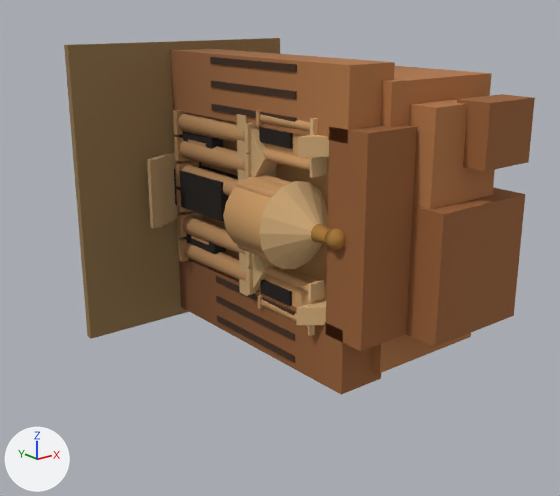
Two versions of the glTF model public/models/petra.glb, one commit apart.
Both versions are drawn from a 50 mm lens placed at (-1.596, -2.599, 0.669), pointed at (-0.016, -0.623, -0.121). Arrows for +X, +Y and +Z are at lower left; the lights stay in place. The first picture is the older version. Vertices at exactly the same position are counted once.

Objects in the first picture: 'part-column', 'part-dark', 'part-facade', 'part-ground', 'part-rock', 'part-rockDeep', 'part-rockShade', 'part-trim' and 2 more.
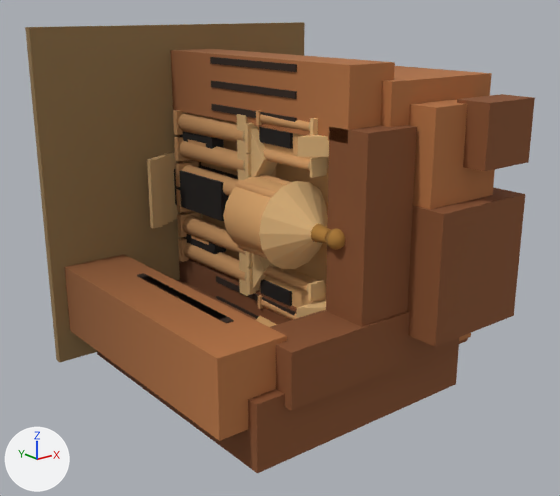
Where the change shows, as pixel boxes [x1, y1, x2, y2] in the pictures (560 x 496 px):
'part-rockShade', reshaped (23% wider, 26% taller): before [179, 94, 535, 395]; after [97, 94, 535, 473]
'part-rock', reshaped (33% wider, 21% taller): before [171, 49, 495, 373]; after [64, 49, 495, 441]
'part-ground', rescaled (29% wider, 13% taller): before [64, 38, 280, 339]; after [25, 22, 305, 362]
part 2 of me_mesh_1, added (brown): after [64, 254, 287, 441]
part 3 of me_mesh_2, added (brown): after [97, 279, 459, 473]
part 4 of me_mesh_2, added (brown): after [270, 310, 448, 411]
part 5 of me_mesh_3, added: after [142, 276, 227, 320]
part 6 of me_mesh_3, added: after [147, 278, 234, 324]
part 7 of me_mesh_4, added (mostly hidden): after [256, 316, 277, 327]

Diff of the bpy script that builds the scene:
```diff
--- a/public/models/petra.glb.py
+++ b/public/models/petra.glb.py
@@ me_mesh_0 @@
 # used by ob_part_ground; location = (0.0, 0.0, 0.0)
-me_mesh_0.from_pydata(...)  # 8 vertices, 12 faces; spans x -0.46..0.46, y -0.03..0.0, z -0.54..0.54
+me_mesh_0.from_pydata(...)  # 8 vertices, 12 faces; spans x -0.59..0.59, y -0.03..0.0, z -0.6..0.6
+# me_mesh_0 part 1: the whole mesh is scaled about its middle by (1.28, 1, 1.11)
 me_mesh_0.materials.append(mat_ground)
@@ me_mesh_1 @@
 # used by ob_part_rock; location = (0.0, 0.0, 0.0)
-me_mesh_1.from_pydata(...)  # 24 vertices, 36 faces; spans x -0.06..0.53, y -1.13..-0.03, z -0.46..0.51
+me_mesh_1.from_pydata(...)  # 32 vertices, 48 faces; spans x -0.54..0.53, y -1.13..-0.03, z -0.485..0.51
+# me_mesh_1 part 2: a new loose piece, a box spanning x -0.54..-0.3, y -1.01..-0.03, z -0.485..-0.235, in mat_rock
 me_mesh_1.materials.append(mat_rock)
@@ me_mesh_2 @@
 # used by ob_part_rockshade; location = (0.0, 0.0, 0.0)
-me_mesh_2.from_pydata(...)  # 32 vertices, 48 faces; spans x -0.06..0.54, y -1.21..-0.03, z -0.51..0.4
+me_mesh_2.from_pydata(...)  # 56 vertices, 84 faces; spans x -0.44..0.54, y -1.21..-0.03, z -0.61..0.4
+# me_mesh_2 part 3: a new loose piece, a box spanning x -0.44..0.44, y -1.05..-0.03, z -0.61..-0.39, in mat_rockshade
+# me_mesh_2 part 4: a new loose piece, a box spanning x -0.34..0.34, y -1.08..-0.9, z -0.43..-0.25, in mat_rockshade
+# other edits to the shape of me_mesh_2 do not show in these pictures
 me_mesh_2.materials.append(mat_rockshade)
@@ me_mesh_3 @@
 # used by ob_part_rockdeep; location = (0.0, 0.0, 0.0)
-me_mesh_3.from_pydata(...)  # 56 vertices, 84 faces; spans x -0.065..0.095, y -0.76..-0.035, z -0.483..0.499
+me_mesh_3.from_pydata(...)  # 112 vertices, 168 faces; spans x -0.383..0.383, y -0.827..-0.03, z -0.483..0.499
+# me_mesh_3 part 5: a new loose piece, a box spanning x -0.383..-0.357, y -0.796..-0.316, z -0.26..-0.23, in mat_rockdeep
+# me_mesh_3 part 6: a new loose piece, a box spanning x -0.383..-0.357, y -0.827..-0.347, z -0.26..-0.23, in mat_rockdeep
+# other edits to the shape of me_mesh_3 do not show in these pictures
 me_mesh_3.materials.append(mat_rockdeep)
@@ me_mesh_4 @@
 # used by ob_part_facade; location = (0.0, 0.0, 0.0)
-me_mesh_4.from_pydata(...)  # 66 vertices, 112 faces; spans x -0.195..0.1, y -0.92..-0.06, z -0.35..0.35
+me_mesh_4.from_pydata(...)  # 138 vertices, 232 faces; spans x -0.385..0.385, y -0.92..-0.06, z -0.64..0.35
+# me_mesh_4 part 7: a new loose piece of 40 vertices spanning x -0.138..0.138, y -0.795..-0.565, z -0.64..-0.36, in mat_facade
+# other edits to the shape of me_mesh_4 do not show in these pictures
 me_mesh_4.materials.append(mat_facade)
```
